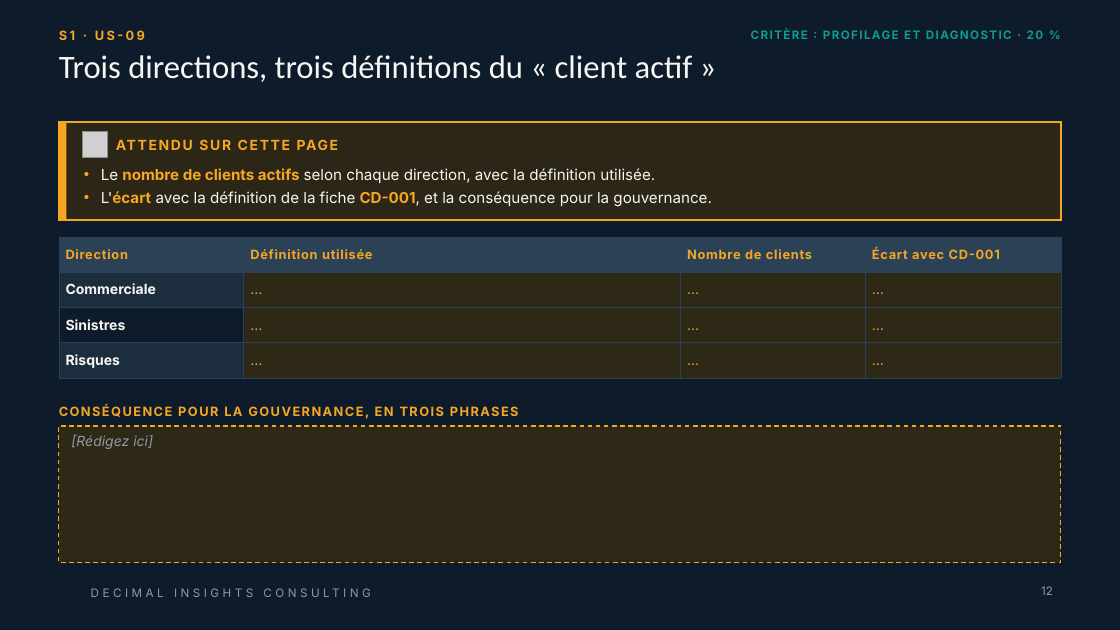
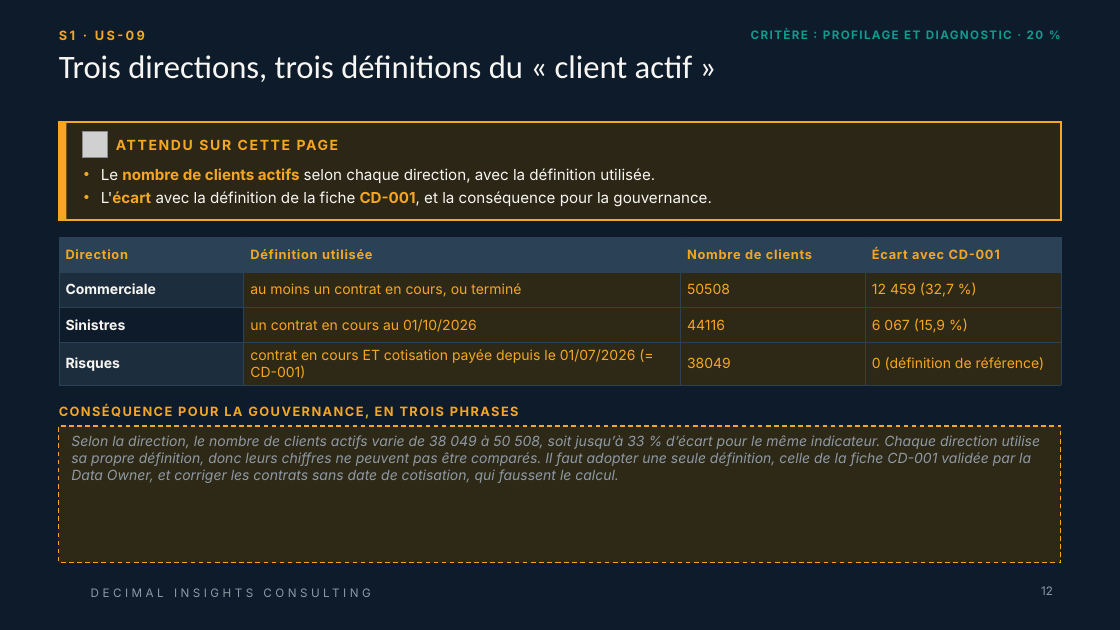
Before and after one commit to Samii05/td-qualite-g01, a slide deck: slide 12 of livrables/Livrable_Groupe_TD_AssurConnect.pptx. Drawn at 1120x630 pixels with LibreOffice and Linux fonts; fonts in the diff are those of the drawing; grey boxes stand for pictures; background and template pictures are left out. Boxes give left, top, right and bottom in pixels: in the first picture for what was removed or moved away, otherwise in the second. Text is boxed around its words. In the diff, an @@ line names an element or a change of style, - is before the commit and + after.

Commit message:
S1: trois définitions du client actif et écarts avec CD-001(avec l'aide de merieme) (US-09)

```diff
--- a/livrables/Livrable_Groupe_TD_AssurConnect.pptx
+++ b/livrables/Livrable_Groupe_TD_AssurConnect.pptx
@@ table at bbox=[59, 237, 1061, 383] @@
-row 2: Commerciale | … | … | …
+row 2: Commerciale | au moins un contrat en cours, ou terminé | 50508 | 12 459 (32,7 %)
-row 3: Sinistres | … | … | …
+row 3: Sinistres | un contrat en cours au 01/10/2026 | 44116 | 6 067 (15,9 %)
-row 4: Risques | … | … | …
+row 4: Risques | contrat en cours ET cotisation payée depuis le 01/07/2026 (= CD-001) | 38049 | 0 (définition de référence)
@@ text in rectangle at bbox=[71, 435, 1040, 483]: text changed @@
-[Rédigez ici]
+Selon la direction, le nombre de clients actifs varie de 38 049 à 50 508, soit jusqu’à 33 % d’écart pour le même indicateur. Chaque direction utilise sa propre définition, donc leurs chiffres ne peuvent pas être comparés. Il faut adopter une seule définition, celle de la fiche CD-001 validée par la Data Owner, et corriger les contrats sans date de cotisation, qui faussent le calcul.
```
Also in this commit, not shown: 1 other file.
